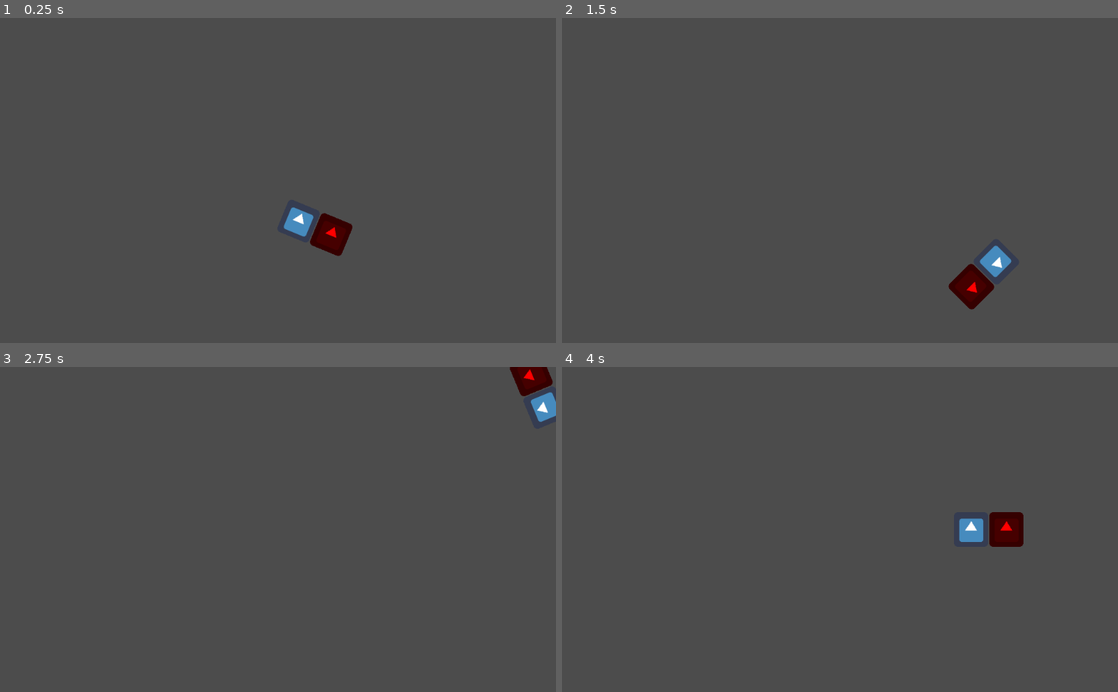
Above: before the commit, frames 1-4 (two rows, left to right).
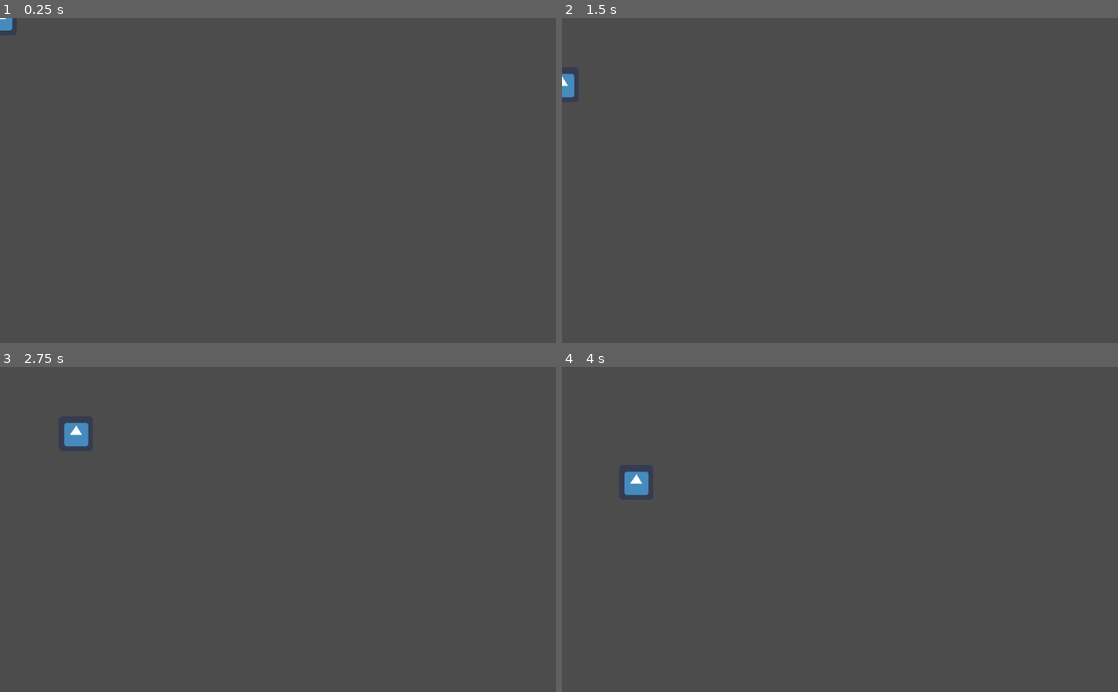
Above: after the commit, the same moments.

Repository: Gerardmasblanch/PrimerJoc2022GerardMas
Game: Godot game, scene res://pantallaprincipal.tscn
Two runs of this game, one before a commit and one after it. Both use one fixed random seed, a clock stepped at 60 frames per second and the inputs below. The engine's default icon, where the game draws it, is replaced by a stand-in: a white triangle on a blue panel in a dark square.
Inputs:
- Up to frame 1 (0.25 s): no input
- Up to frame 2 (1.5 s): hold Down (mou a baix, bound only after the commit) 0.53-1.28 s; tap Up (mou a dalt, bound only after the commit) at 0.8, 1.35 s
- Up to frame 3 (2.75 s): tap Right (mou dreta, bound only after the commit) at 1.55 s; hold Right (mou dreta, bound only after the commit) from 2.03 s (still down); tap Left (mou esquerra, bound only after the commit) at 2.3 s
- Up to frame 4 (4 s): release Right (mou dreta, bound only after the commit) at 2.78 s; tap Left (mou esquerra, bound only after the commit) at 2.85 s; tap Down (mou a baix, bound only after the commit) at 3.05 s; hold Down (mou a baix, bound only after the commit) from 3.53 s (still down); tap Up (mou a dalt, bound only after the commit) at 3.8 s

The runs differ from the first frame. In frame 1, 1.1% of the frame differs, in the area x 0-64%, y 0-74%; in frame 2, 1.1%; in frame 3, 1.1%; in frame 4, 1.3%, in the area x 11-83%, y 32-56%.

Commit message:
moviment i collision amb teclas
moure el personatje amb les tecles

Diff:
--- a/Sprite.gd
+++ b/Sprite.gd
@@ -1,25 +1,26 @@
-extends Sprite
+extends Area2D
 
 
 # Declare member variables here. Examples:
 # var a = 2
 # var b = "text"
-var velocitat_angular= 90
-export var velocitat= Vector2(200,300)
+var velocitat_angular = 90
+export var velocitat = Vector2(200,200)
+var direccio = Vector2.ZERO
 # Called when the node enters the scene tree for the first time.
 func _ready():
-	position  = Vector2(500,300)
-
-
-
-
+	position  = Vector2(0,0)
 
 # Called every frame. 'delta' is the elapsed time since the previous frame.
 func _process(delta):
-	rotation_degrees+= velocitat_angular * delta
-	position+= velocitat*delta
+	direccio = Vector2.ZERO
 
-	if position.x>=1024 or position.x <= 0:
-		velocitat.x *= -1
-	if position.y>=600 or position.y <= 0:
-		velocitat.y *= -1
+	if Input.is_action_pressed("mou dreta"):
+		direccio += Vector2.RIGHT
+	if Input.is_action_pressed("mou esquerra"):
+		direccio += Vector2.LEFT
+	if Input.is_action_pressed("mou a dalt"):
+		direccio += Vector2.UP
+	if Input.is_action_pressed("mou a baix"):
+		direccio += Vector2.DOWN
+	position += direccio.normalized() * velocitat * delta
--- a/pantallaprincipal.tscn
+++ b/pantallaprincipal.tscn
@@ -1,17 +1,20 @@
-[gd_scene load_steps=3 format=2]
+[gd_scene load_steps=4 format=2]
 
 [ext_resource path="res://icon.png" type="Texture" id=1]
 [ext_resource path="res://Sprite.gd" type="Script" id=2]
 
+[sub_resource type="RectangleShape2D" id=1]
+extents = Vector2( 31.5, 32 )
+
 [node name="Node2D" type="Node2D"]
 
-[node name="Sprite" type="Sprite" parent="."]
-position = Vector2( -16, 0 )
+[node name="personatje" type="Area2D" parent="."]
+script = ExtResource( 2 )
+
+[node name="Sprite" type="Sprite" parent="personatje"]
 scale = Vector2( 0.984375, 1 )
 texture = ExtResource( 1 )
-script = ExtResource( 2 )
 
-[node name="sprite2" type="Sprite" parent="Sprite"]
-modulate = Color( 1, 0, 0, 1 )
-position = Vector2( 66.0318, 0 )
-texture = ExtResource( 1 )
+[node name="CollisionShape2D" type="CollisionShape2D" parent="personatje"]
+position = Vector2( -0.5, 0 )
+shape = SubResource( 1 )
--- a/project.godot
+++ b/project.godot
@@ -14,6 +14,33 @@
 run/main_scene="res://pantallaprincipal.tscn"
 config/icon="res://icon.png"
 
+[input]
+
+"mou dreta"={
+"deadzone": 0.5,
+"events": [ Object(InputEventKey,"resource_local_to_scene":false,"resource_name":"","device":0,"alt":false,"shift":false,"control":false,"meta":false,"command":false,"pressed":false,"scancode":16777233,"physical_scancode":0,"unicode":0,"echo":false,"script":null)
+, Object(InputEventKey,"resource_local_to_scene":false,"resource_name":"","device":0,"alt":false,"shift":false,"control":false,"meta":false,"command":false,"pressed":false,"scancode":68,"physical_scancode":0,"unicode":0,"echo":false,"script":null)
+ ]
+}
+"mou esquerra"={
+"deadzone": 0.5,
+"events": [ Object(InputEventKey,"resource_local_to_scene":false,"resource_name":"","device":0,"alt":false,"shift":false,"control":false,"meta":false,"command":false,"pressed":false,"scancode":16777231,"physical_scancode":0,"unicode":0,"echo":false,"script":null)
+, Object(InputEventKey,"resource_local_to_scene":false,"resource_name":"","device":0,"alt":false,"shift":false,"control":false,"meta":false,"command":false,"pressed":false,"scancode":65,"physical_scancode":0,"unicode":0,"echo":false,"script":null)
+ ]
+}
+"mou a dalt"={
+"deadzone": 0.5,
+"events": [ Object(InputEventKey,"resource_local_to_scene":false,"resource_name":"","device":0,"alt":false,"shift":false,"control":false,"meta":false,"command":false,"pressed":false,"scancode":16777232,"physical_scancode":0,"unicode":0,"echo":false,"script":null)
+, Object(InputEventKey,"resource_local_to_scene":false,"resource_name":"","device":0,"alt":false,"shift":false,"control":false,"meta":false,"command":false,"pressed":false,"scancode":87,"physical_scancode":0,"unicode":0,"echo":false,"script":null)
+ ]
+}
+"mou a baix"={
+"deadzone": 0.5,
+"events": [ Object(InputEventKey,"resource_local_to_scene":false,"resource_name":"","device":0,"alt":false,"shift":false,"control":false,"meta":false,"command":false,"pressed":false,"scancode":16777234,"physical_scancode":0,"unicode":0,"echo":false,"script":null)
+, Object(InputEventKey,"resource_local_to_scene":false,"resource_name":"","device":0,"alt":false,"shift":false,"control":false,"meta":false,"command":false,"pressed":false,"scancode":83,"physical_scancode":0,"unicode":0,"echo":false,"script":null)
+ ]
+}
+
 [physics]
 
 common/enable_pause_aware_picking=true
Not shown, removed: pantallaprincipal.tscn.tmp
